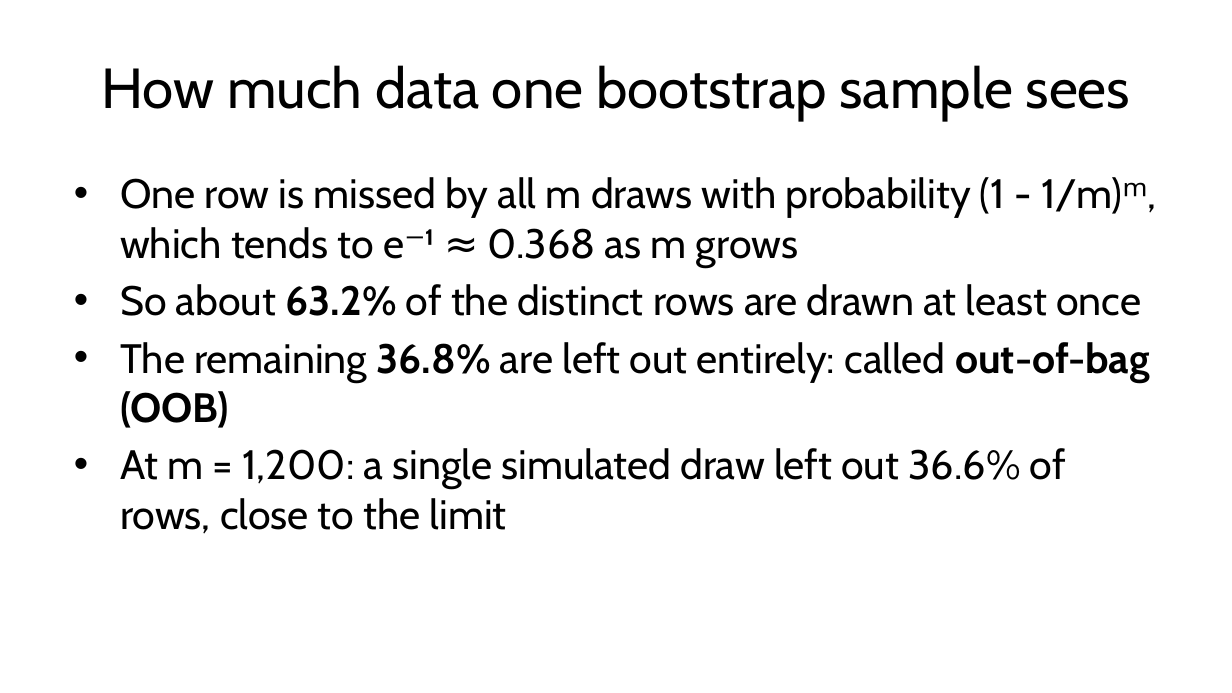
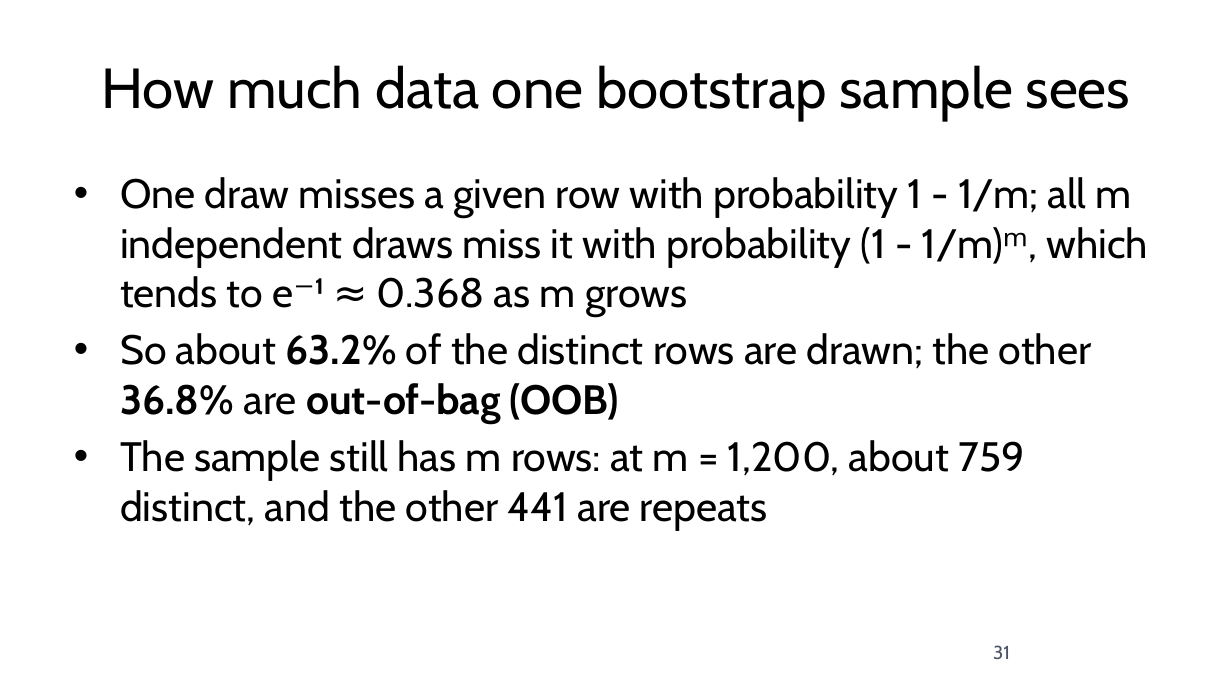
Before and after one commit to fabioantonini/technologies-for-artificial-intelligence, a slide deck: slide 31 of Lessons/07_trees_and_ensembles/Slides/trees_and_ensembles_slides.pptx. Drawn at 1232x693 pixels with LibreOffice and Linux fonts; fonts in the diff are those of the drawing; background and template pictures are left out. Boxes give left, top, right and bottom in pixels: in the first picture for what was removed or moved away, otherwise in the second. Text is boxed around its words. In the diff, an @@ line names an element or a change of style, - is before the commit and + after.

```diff
--- a/Lessons/07_trees_and_ensembles/Slides/trees_and_ensembles_slides.pptx
+++ b/Lessons/07_trees_and_ensembles/Slides/trees_and_ensembles_slides.pptx
@@ text at box(120, 177, 1149, 530): text changed @@
-• One row is missed by all m draws with probability (1 - 1/m)ᵐ, which tends to e⁻¹ ≈ 0.368 as m grows
-• So about 63.2% of the distinct rows are drawn at least once
-• The remaining 36.8% are left out entirely: called out-of-bag (OOB)
-• At m = 1,200: a single simulated draw left out 36.6% of rows, close to the limit
+• One draw misses a given row with probability 1 - 1/m; all m independent draws miss it with probability (1 - 1/m)ᵐ, which tends to e⁻¹ ≈ 0.368 as m grows
+• So about 63.2% of the distinct rows are drawn; the other 36.8% are out-of-bag (OOB)
+• The sample still has m rows: at m = 1,200, about 759 distinct, and the other 441 are repeats
@@ page number added at box(993, 645, 1010, 660), 11 pt, text #4A5568 @@
+31
```
Also in this commit, not shown: 57 other slides changed, 6 other files.
